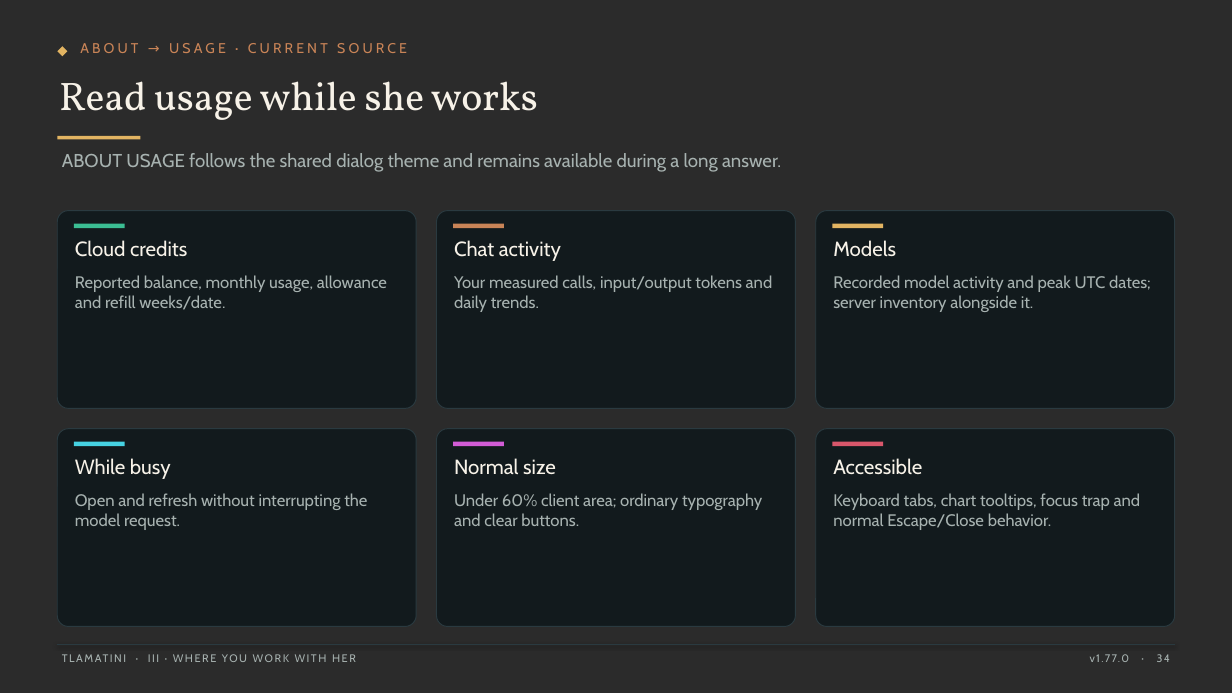
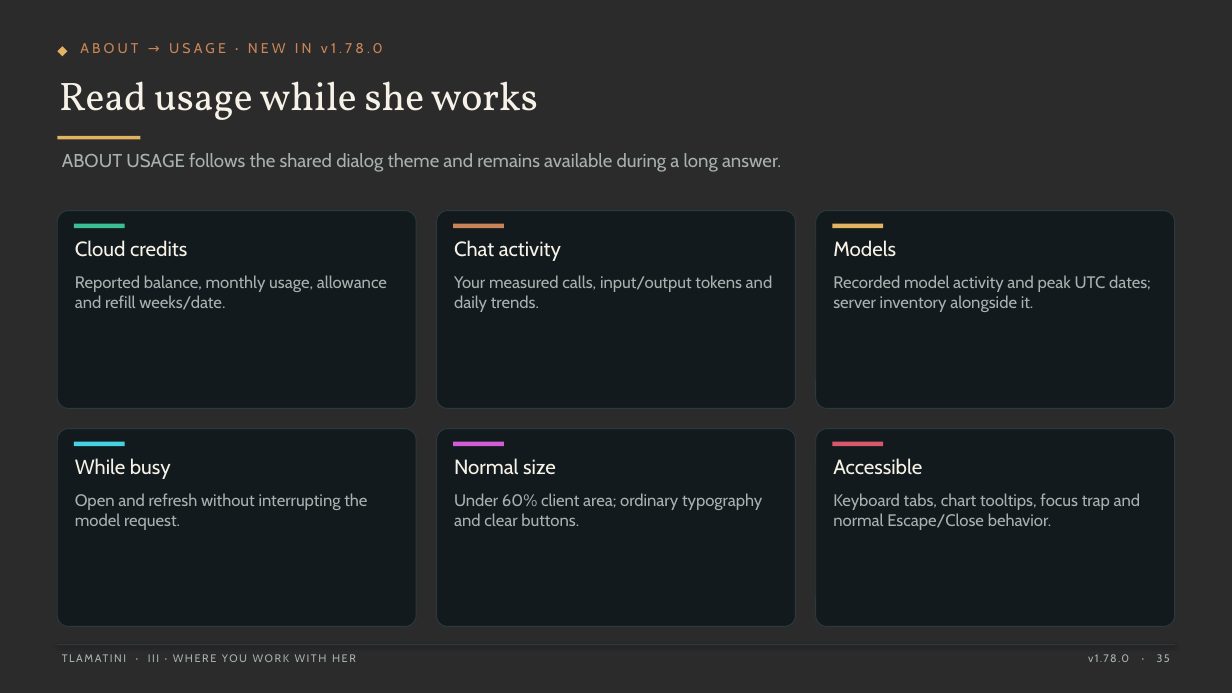
Before and after one commit to XAIHT/Tlamatini, a slide deck: slide 35 of Tlamatini_eXtended_Artificial_Intelligence_Humanly_Tempered.pptx (slide 34 before the commit). Drawn at 1232x693 pixels with LibreOffice and Linux fonts; fonts in the diff are those of the drawing; background and template pictures are left out; a plain dark background stands for a picture behind light text. Boxes give left, top, right and bottom in pixels: in the first picture for what was removed or moved away, otherwise in the second. Text is boxed around its words. In the diff, an @@ line names an element or a change of style, - is before the commit and + after.

```diff
--- a/Tlamatini_eXtended_Artificial_Intelligence_Humanly_Tempered.pptx
+++ b/Tlamatini_eXtended_Artificial_Intelligence_Humanly_Tempered.pptx
@@ text at (x1=80, y1=43, x2=383, y2=53): text changed @@
-ABOUT → USAGE · CURRENT SOURCE
+ABOUT → USAGE · NEW IN v1.78.0
@@ text at (x1=1088, y1=654, x2=1170, y2=662): text changed @@
-v1.77.0 · 34
+v1.78.0 · 35
```
Also in this commit, not shown: 152 other slides changed, 3 slides added, 2 other files.
